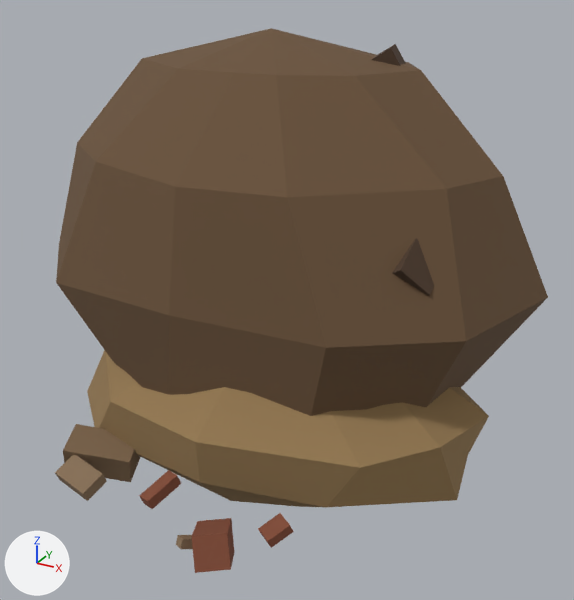
An edit to the glTF model public/models/TownMouthPlug.glb, drawn before and after from the same camera.
Rendered twice from a 50 mm lens placed at (2.82, -4.95, 3.28), pointed at (0.27, -0.3, 0.96). Lighting does not change. The marker at lower left points along +X, +Y and +Z. The older version comes first. Vertices at exactly the same position are counted once.

Objects in the first picture: 'TownMouthPlug.001'.
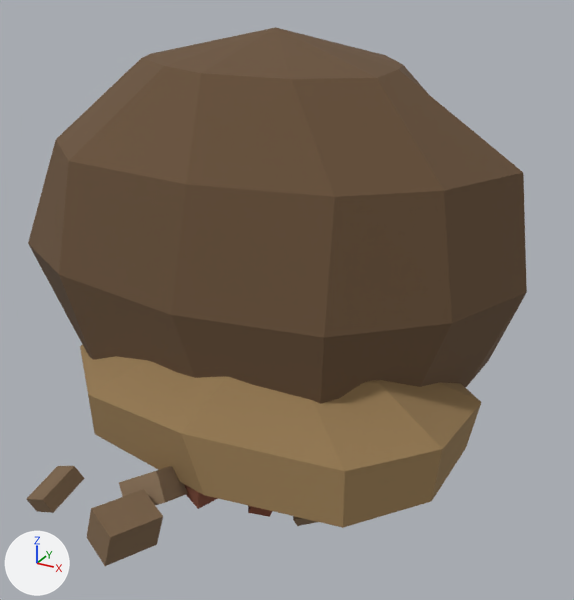
Where the change shows, as pixel boxes [x1, y1, x2, y2] in the pictures (574 x 600 px; the box of a moved part takes in the faces that stretch with it):
'TownMouthPlug.001', reshaped
    before: [55, 28, 548, 573]
    after: [27, 27, 527, 566]
part 1 of me_townmouthplug, moved or reshaped (not visible afterwards)
    before: [371, 44, 405, 66]
part 2 of me_townmouthplug, moved or reshaped (not visible afterwards)
    before: [393, 238, 434, 296]
part 3 of me_townmouthplug, moved or reshaped
    before: [55, 28, 548, 573]
    after: [27, 27, 527, 566]

The edits, one by one:
me_townmouthplug is used by ob_townmouthplug_001; location (0.0, 0.0, 0.0).
me_townmouthplug had 216 vertices, 368 faces and spanned x -1.97..2.01, y -2.09..1.48, z -0.44..2.8.
me_townmouthplug now has 216 vertices, 368 faces and spans x -2.03..1.87, y -2.24..1.46, z -0.59..2.8.
me_townmouthplug part 1: the loose piece of 8 vertices spanning x -1.34..0.99, y -0.57..0.25, z 1.14..2.72 is multiplied about its middle by the matrix ((0.774, 0.299, 0.558), (0.07, 0.836, -0.544), (-0.629, 0.46, 0.627)), then moved by (0.21, 0.31, -0.2).
me_townmouthplug part 2: the loose piece of 8 vertices spanning x -0.65..1.52, y -0.95..0.33, z 0.13..1.75 is multiplied about its middle by the matrix ((0.916, 0.216, 0.338), (-0.401, 0.523, 0.752), (-0.015, -0.824, 0.566)), then moved by (-0.79, 0.49, -0.34).
me_townmouthplug part 3: 184 of 216 vertices moved; they spanned x -1.97..2.01, y -2.09..1.48, z -0.4..2.8 and now span x -2.03..1.87, y -2.24..1.46, z -0.4..2.8; mean shift (0.01, 0.01, 0.0); largest move (-0.25, -0.15, 0.08) -> (-0.04, -2.15, 0.25).
Other edits to the shape of me_townmouthplug do not show in these pictures.
